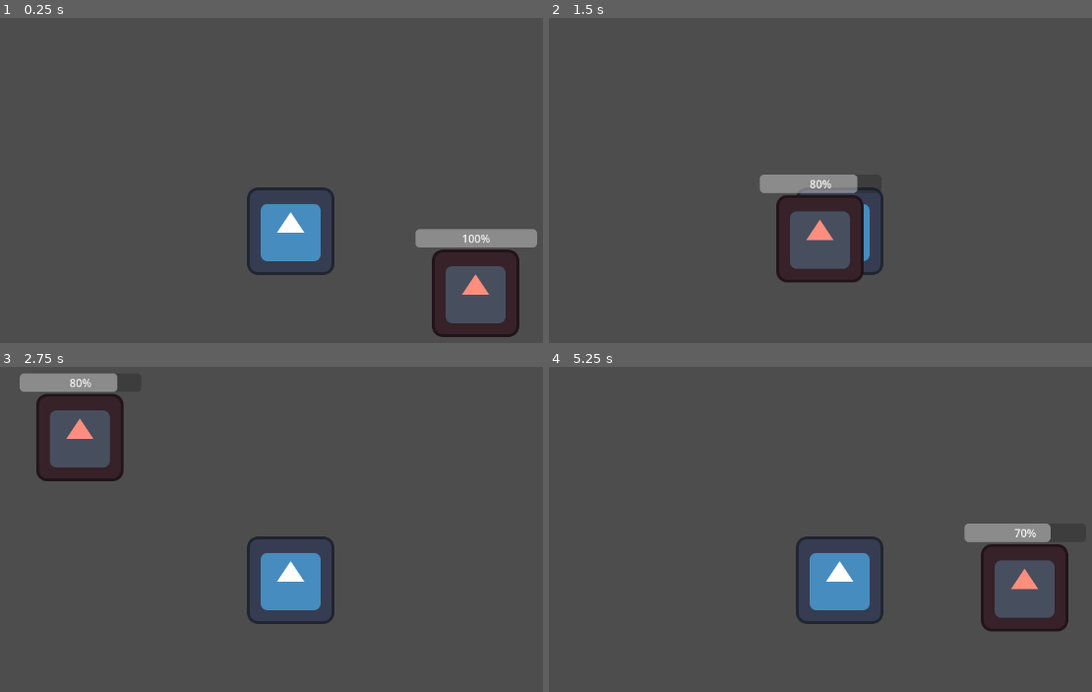
Above: before the commit, frames 1-4 (two rows, left to right).
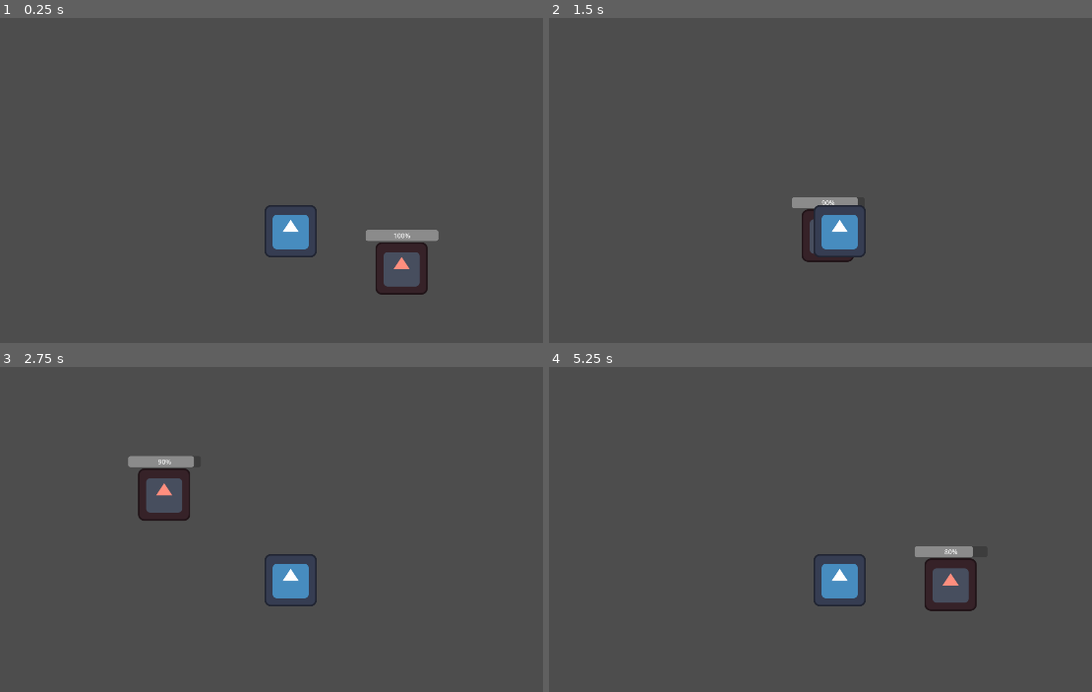
Above: after the commit, the same moments.

Repository: ElanReizas/Adventure_Crawler
Game: Godot game, scene res://Assets/Scenes/test_scene.tscn
Two runs of this game, one before a commit and one after it. Both use one fixed random seed, a clock stepped at 60 frames per second and the inputs below. The project has no main scene, so this scene is started directly. The engine's default icon, where the game draws it, is replaced by a stand-in: a white triangle on a blue panel in a dark square.
Inputs (mouse positions are in pixels of both pictures, inside the frame that each line leads up to):
- Up to frame 1 (0.25 s): no input
- Up to frame 2 (1.5 s): tap Enter at 0.5 s; move the mouse to (1010, 209) at 0.52 s; hold Right (ui_right) 0.53-1.28 s; click (1010, 209) at 0.6 s; move the mouse to (684, 252) at 1.27 s; hold Down (ui_down) from 1.28 s (still down); click (684, 252) at 1.35 s
- Up to frame 3 (2.75 s): move the mouse to (369, 484) at 2.02 s; release Down (ui_down) at 2.03 s; hold Right (ui_right) from 2.03 s (still down); click (369, 484) at 2.1 s
- Up to frame 4 (5.25 s): move the mouse to (798, 669) at 2.77 s; release Right (ui_right) at 2.78 s; hold Up (ui_up) 2.78-3.53 s; click (798, 669) at 2.85 s; move the mouse to (1075, 646) at 3.52 s; hold Left (ui_left) 3.53-5.03 s; click (1075, 646) at 3.6 s; move the mouse to (603, 513) at 4.27 s; click (603, 513) at 4.35 s; move the mouse to (880, 581) at 5.02 s; hold Down (ui_down) from 5.03 s (still down); click (880, 581) at 5.1 s

The runs differ from the first frame. In frame 1, 6.8% of the frame differs, in the area x 45-99%, y 52-99%; in frame 2, 4.8%; in frame 3, 6.8%, in the area x 3-62%, y 1-80%; in frame 4, 6.6%.

Commit message:
Created test scenes with boundaries and the ability to transition between scenes

Diff:
--- /dev/null
+++ b/Assets/Scenes/Obstacle.tscn
@@ -0,0 +1,14 @@
+[gd_scene load_steps=2 format=3 uid="uid://dansnoexb25b4"]
+
+[sub_resource type="CircleShape2D" id="CircleShape2D_2crjn"]
+radius = 121.69634
+
+[node name="Obstacles" type="Node2D"]
+
+[node name="StaticBody2D" type="StaticBody2D" parent="."]
+
+[node name="CollisionShape2D" type="CollisionShape2D" parent="StaticBody2D"]
+shape = SubResource("CircleShape2D_2crjn")
+debug_color = Color(0.85364795, 0.334119, 0.4223176, 0.41960785)
+
+[node name="Sprite2D" type="Sprite2D" parent="."]
--- a/Assets/Scenes/Player.tscn
+++ b/Assets/Scenes/Player.tscn
@@ -6,15 +6,89 @@
 [sub_resource type="CircleShape2D" id="CircleShape2D_aee6e"]
 radius = 56.648037
 
-[node name="Player" type="Node2D"]
+[sub_resource type="Animation" id="Animation_b2ifw"]
+resource_name = "crit"
+length = 0.5
+tracks/0/type = "value"
+tracks/0/imported = false
+tracks/0/enabled = true
+tracks/0/path = NodePath("Label:modulate")
+tracks/0/interp = 1
+tracks/0/loop_wrap = true
+tracks/0/keys = {
+"times": PackedFloat32Array(0, 0.3, 0.5),
+"transitions": PackedFloat32Array(1, 1, 1),
+"update": 0,
+"values": [Color(1, 1, 1, 0), Color(1, 1, 1, 1), Color(1, 1, 1, 0)]
+}
+tracks/1/type = "value"
+tracks/1/imported = false
+tracks/1/enabled = true
+tracks/1/path = NodePath("Label:position")
+tracks/1/interp = 1
+tracks/1/loop_wrap = true
+tracks/1/keys = {
+"times": PackedFloat32Array(0, 0.3),
+"transitions": PackedFloat32Array(1, 1),
+"update": 0,
+"values": [Vector2(-46, -69), Vector2(-46, -131)]
+}
 
-[node name="CharacterBody2D" type="CharacterBody2D" parent="."]
+[sub_resource type="Animation" id="Animation_aee6e"]
+length = 0.001
+tracks/0/type = "value"
+tracks/0/imported = false
+tracks/0/enabled = true
+tracks/0/path = NodePath("Label:modulate")
+tracks/0/interp = 1
+tracks/0/loop_wrap = true
+tracks/0/keys = {
+"times": PackedFloat32Array(0),
+"transitions": PackedFloat32Array(1),
+"update": 0,
+"values": [Color(1, 1, 1, 0)]
+}
+tracks/1/type = "value"
+tracks/1/imported = false
+tracks/1/enabled = true
+tracks/1/path = NodePath("Label:position")
+tracks/1/interp = 1
+tracks/1/loop_wrap = true
+tracks/1/keys = {
+"times": PackedFloat32Array(0),
+"transitions": PackedFloat32Array(1),
+"update": 0,
+"values": [Vector2(-46, -111)]
+}
+
+[sub_resource type="AnimationLibrary" id="AnimationLibrary_aee6e"]
+_data = {
+&"RESET": SubResource("Animation_aee6e"),
+&"crit": SubResource("Animation_b2ifw")
+}
+
+[node name="Player" type="CharacterBody2D"]
+z_index = 1
 script = ExtResource("1_3e2tf")
 
-[node name="Sprite2D" type="Sprite2D" parent="CharacterBody2D"]
+[node name="Sprite2D" type="Sprite2D" parent="."]
 texture = ExtResource("2_b2ifw")
 
-[node name="CollisionShape2D" type="CollisionShape2D" parent="CharacterBody2D"]
+[node name="CollisionShape2D" type="CollisionShape2D" parent="."]
 shape = SubResource("CircleShape2D_aee6e")
 
-[node name="Camera2D" type="Camera2D" parent="CharacterBody2D"]
+[node name="Camera2D" type="Camera2D" parent="."]
+
+[node name="Label" type="Label" parent="."]
+modulate = Color(1, 1, 1, 0)
+offset_left = -46.0
+offset_top = -111.0
+offset_right = 49.0
+offset_bottom = -66.0
+theme_override_font_sizes/font_size = 32
+text = "CRIT!!!"
+
+[node name="AnimationPlayer" type="AnimationPlayer" parent="."]
+libraries = {
+&"": SubResource("AnimationLibrary_aee6e")
+}
--- /dev/null
+++ b/Assets/Scenes/room1_f1.tscn
@@ -0,0 +1,24 @@
+[gd_scene load_steps=4 format=3 uid="uid://cqv617su7xf5w"]
+
+[ext_resource type="PackedScene" uid="uid://8uof664rvkaj" path="res://Assets/Scenes/scene_transition.tscn" id="1_qqlv3"]
+[ext_resource type="PackedScene" uid="uid://bf21l51gif70h" path="res://Assets/Scenes/Player.tscn" id="2_4dums"]
+[ext_resource type="PackedScene" uid="uid://w7fn2ns1k5r" path="res://Assets/Scenes/Enemy.tscn" id="3_5na2p"]
+
+[node name="Room" type="Node2D"]
+
+[node name="Player" parent="." instance=ExtResource("2_4dums")]
+
+[node name="ColorRect" type="ColorRect" parent="."]
+offset_right = 1070.0
+offset_bottom = 653.0
+color = Color(0.37254903, 0.2, 0.21568628, 1)
+
+[node name="SceneTransition" parent="." instance=ExtResource("1_qqlv3")]
+position = Vector2(81, 184)
+new_scene = "res://Assets/Scenes/room2_f1.tscn"
+
+[node name="Enemy" parent="." instance=ExtResource("3_5na2p")]
+position = Vector2(502, -318)
+
+[node name="Enemy2" parent="." instance=ExtResource("3_5na2p")]
+position = Vector2(-269, 171)
--- /dev/null
+++ b/Assets/Scenes/room2_f1.tscn
@@ -0,0 +1,60 @@
+[gd_scene load_steps=8 format=3 uid="uid://bh15yrhhfkjrr"]
+
+[ext_resource type="PackedScene" uid="uid://bf21l51gif70h" path="res://Assets/Scenes/Player.tscn" id="1_1brkv"]
+[ext_resource type="PackedScene" uid="uid://8uof664rvkaj" path="res://Assets/Scenes/scene_transition.tscn" id="1_myjhu"]
+[ext_resource type="PackedScene" uid="uid://w7fn2ns1k5r" path="res://Assets/Scenes/Enemy.tscn" id="4_smgks"]
+
+[sub_resource type="RectangleShape2D" id="RectangleShape2D_ovi17"]
+size = Vector2(25, 701)
+
+[sub_resource type="RectangleShape2D" id="RectangleShape2D_smgks"]
+size = Vector2(1342, 46)
+
+[sub_resource type="RectangleShape2D" id="RectangleShape2D_xwfoh"]
+size = Vector2(1345.5, 20)
+
+[sub_resource type="RectangleShape2D" id="RectangleShape2D_id38q"]
+size = Vector2(52, 714.5)
+
+[node name="Room1Floor2" type="Node2D"]
+
+[node name="Player" parent="." instance=ExtResource("1_1brkv")]
+position = Vector2(171, 142)
+
+[node name="ColorRect" type="ColorRect" parent="."]
+offset_right = 1328.0
+offset_bottom = 689.0
+color = Color(0.33958673, 0.40593436, 0.7483299, 1)
+
+[node name="SceneTransition" parent="." instance=ExtResource("1_myjhu")]
+position = Vector2(1004, 31)
+new_scene = "res://Assets/Scenes/room1_f1.tscn"
+
+[node name="Enemy" parent="." instance=ExtResource("4_smgks")]
+position = Vector2(554, 127)
+
+[node name="Boundaries" type="Node2D" parent="."]
+
+[node name="StaticBody2D" type="StaticBody2D" parent="Boundaries"]
+
+[node name="CollisionShape2D" type="CollisionShape2D" parent="Boundaries/StaticBody2D"]
+position = Vector2(2.5, 340.5)
+shape = SubResource("RectangleShape2D_ovi17")
+
+[node name="StaticBody2D2" type="StaticBody2D" parent="Boundaries"]
+
+[node name="CollisionShape2D" type="CollisionShape2D" parent="Boundaries/StaticBody2D2"]
+position = Vector2(661, -17)
+shape = SubResource("RectangleShape2D_smgks")
+
+[node name="StaticBody2D" type="StaticBody2D" parent="."]
+
+[node name="CollisionShape2D" type="CollisionShape2D" parent="StaticBody2D"]
+position = Vector2(663.25, 694)
+shape = SubResource("RectangleShape2D_xwfoh")
+
+[node name="StaticBody2D3" type="StaticBody2D" parent="."]
+
+[node name="CollisionShape2D" type="CollisionShape2D" parent="StaticBody2D3"]
+position = Vector2(1354, 345.75)
+shape = SubResource("RectangleShape2D_id38q")
--- /dev/null
+++ b/Assets/Scenes/scene_transition.tscn
@@ -0,0 +1,19 @@
+[gd_scene load_steps=3 format=3 uid="uid://8uof664rvkaj"]
+
+[ext_resource type="Script" uid="uid://chatx6nq3mnb7" path="res://Assets/Scripts/scene_transition.gd" id="1_a4lpr"]
+
+[sub_resource type="RectangleShape2D" id="RectangleShape2D_nwt0f"]
+size = Vector2(86, 86)
+
+[node name="SceneTransition" type="Area2D"]
+script = ExtResource("1_a4lpr")
+
+[node name="CollisionShape2D" type="CollisionShape2D" parent="."]
+position = Vector2(33, 33)
+shape = SubResource("RectangleShape2D_nwt0f")
+
+[node name="Label" type="Label" parent="."]
+offset_right = 40.0
+offset_bottom = 23.0
+text = "Scene
+Transition"
--- a/Assets/Scripts/player.gd
+++ b/Assets/Scripts/player.gd
@@ -1,7 +1,9 @@
 extends CharacterBody2D
 
+class_name Player
+
 @export var speed: int = 400
-@export var melee_attack_range: int = 100
+@export var melee_attack_range: int = 200
 @export var attack_damage: int = 10
 
 # for now, these crit values are hardcoded
@@ -9,7 +11,10 @@
 @export var crit_rate: float = 0.2
 @export var crit_damage: float = 2
 
-func _physics_process(delta: float) -> void:
+@onready var animation_player: AnimationPlayer = $AnimationPlayer
+
+
+func _physics_process(_delta: float) -> void:
 	var input_vector = Vector2.ZERO
 	input_vector.x = Input.get_action_strength("ui_right") - Input.get_action_strength("ui_left")
 	input_vector.y = Input.get_action_strength("ui_down") - Input.get_action_strength("ui_up")
@@ -29,6 +34,7 @@
 				var damage = attack_damage
 				if randf() < crit_rate:
 					damage *= crit_damage
+					animation_player.play("crit")
 					print("CRIT!!!!")
 
 				enemy.take_damage(damage)
--- /dev/null
+++ b/Assets/Scripts/scene_transition.gd
@@ -0,0 +1,10 @@
+extends Area2D
+
+@export var new_scene: String
+
+func _ready():
+	self.body_entered.connect(_on_body_entered)
+
+func _on_body_entered(body):
+	if body is Player:
+		get_tree().change_scene_to_file.call_deferred(new_scene)
--- a/project.godot
+++ b/project.godot
@@ -14,6 +14,11 @@
 config/features=PackedStringArray("4.5", "Forward Plus")
 config/icon="res://icon.svg"
 
+[display]
+
+window/size/viewport_width=1920
+window/size/viewport_height=1080
+
 [input]
 
 attack={
Not shown: 1 places in Assets/Scenes/Player.tscn that only renumber resources
Not shown, added: Assets/Scripts/scene_transition.gd.uid
